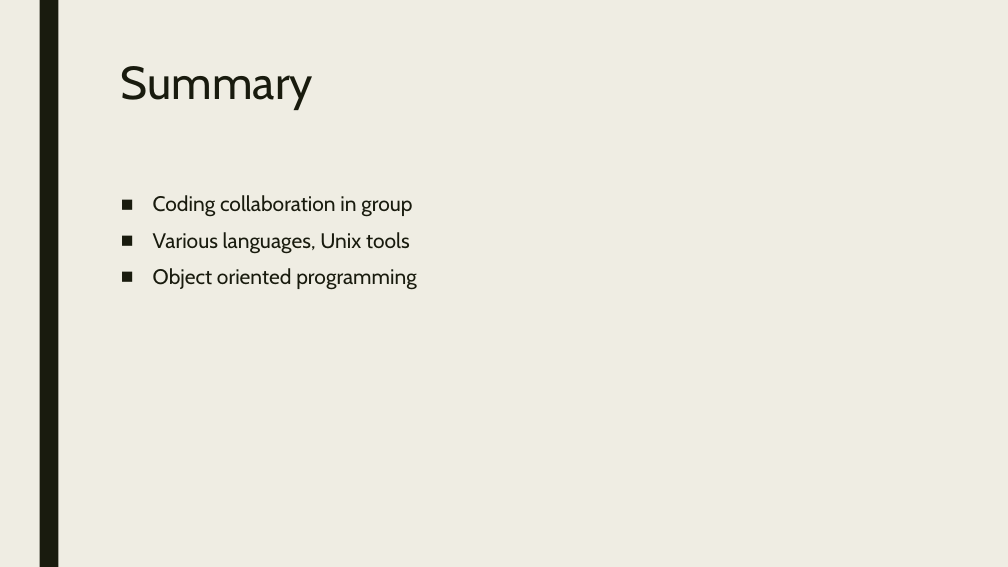
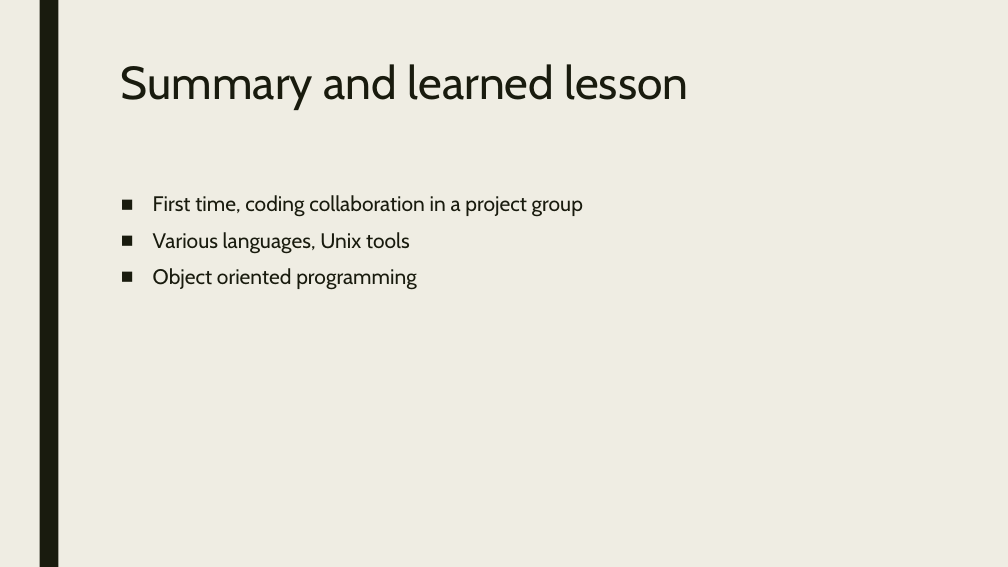
Before and after one commit to APC524/tsap, a slide deck: slide 8 of doc/presentation/pre.pptx (slide 10 before the commit). Drawn at 1008x567 pixels with LibreOffice and Linux fonts; fonts in the diff are those of the drawing. Boxes give left, top, right and bottom in pixels: in the first picture for what was removed or moved away, otherwise in the second. Text is boxed around its words. In the diff, an @@ line names an element or a change of style, - is before the commit and + after.

```diff
--- a/doc/presentation/pre.pptx
+++ b/doc/presentation/pre.pptx
@@ title at bbox=[121, 64, 689, 110]: text changed @@
-Summary
+Summary and learned lesson
@@ text at bbox=[153, 195, 583, 217]: text changed @@
-■ Coding collaboration in group
+■ First time, coding collaboration in a project group
```
Also in this commit, not shown: 6 other slides changed, 1 slide added, 3 slides removed, 6 other files.
